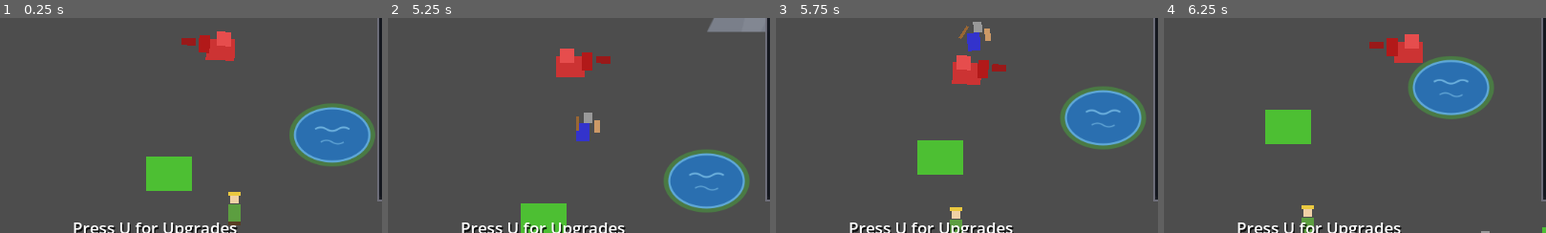
Above: before the commit, frames 1-4 (left to right).
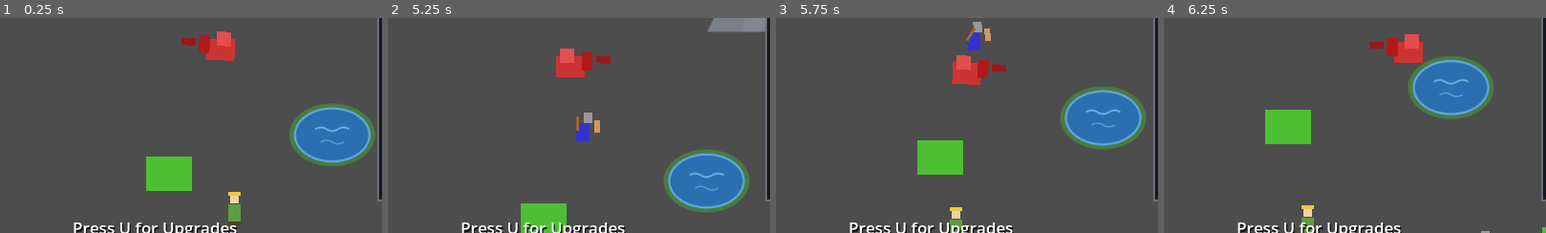
Above: after the commit, the same moments.

Repository: hyperdrive/dragonheart
Game: Godot game, scene res://scenes/main/Main.tscn
Two runs of this game, one before a commit and one after it. Both use one fixed random seed, a clock stepped at 60 frames per second and the inputs below.
Inputs:
- Up to frame 1 (0.25 s): no input
- Up to frame 2 (5.25 s): tap U every 0.75 s from 0.5 to 4.25 s; hold D (move_right) 0.53-1.28 s; hold E (eat) 0.53-1.28 s; hold S (move_down) 1.28-2.03 s; tap Space (fire) at 1.35 s; hold D (move_right) 2.03-2.78 s; tap 1 at 2.1 s; hold W (move_up) 2.78-3.53 s; tap 2 at 2.85 s; hold A (move_left) 3.53-5.03 s; tap 3 at 3.6 s; tap 4 at 4.35 s; hold S (move_down) from 5.03 s (still down); tap 5 at 5.1 s
- Up to frame 3 (5.75 s): keep holding S (move_down)
- Up to frame 4 (6.25 s): release S (move_down) at 5.78 s; hold D (move_right) from 5.78 s (still down); tap 6 at 5.85 s
The pictures show only the part of the screen within x 23-73%, y 44-94%; the shares and areas given below are measured in that part.

Frames 1-2 are identical in both runs. In frame 3, 0.1% of the frame differs, in the area x 47-53%, y 3-11%; in frame 4, nothing differs.

Commit message:
Weapon swing pivots at the GRIP, not the top
User: the sword attack wriggles the wrong way — the top is fixed and
the bottom wriggles; a swing would look better the other way around.

The swing previously pivoted the weapon ColorRect at (size.x/2, 2) —
top edge — so the planted end was the blade and the GRIP end swept.
Flipped the pivot to the bottom edge (size.x/2, size.y - 2): the hand
holds the grip still while the blade tips sweep the -55->+25 deg
overhead-strike arc. Same change applies to both weapons (Sword 6x25,
Spear 4x20) through the shared swing code; King inherits.

probe_swing_pivot (5/5): transformed corner tracking proves the tip
amplitude dominates the grip amplitude while fighting (king grip+-3.0
vs tip+-16.6 px; soldier grip+-2.2 vs tip+-14.0 px) andpivot sits on
the bottom edge after the change. Probe lesson (for the record): a
parked soldier only swings when his phalanx is BOLD — measurement must
confirm act == attack_dragon first; an idle/walking rect translates
uniformly, which reads as equal tip/grip amplitude and is NOT a pivot
failure. probe_king_lives still 22/22; 14400-frame regression 0 script
errors.

Diff:
--- a/scripts/npcs/Soldier.gd
+++ b/scripts/npcs/Soldier.gd
@@ -210,7 +210,12 @@
 		_swing_phase += delta * TAU * SWORD_SWING_HZ
 		# 0 = fully raised overhead, 1 = strike into the dragon
 		var t := 0.5 + 0.5 * sin(_swing_phase - PI / 2.0)
-		_weapon.pivot_offset = Vector2(_weapon.size.x * 0.5, 2.0)
+		# The GRIP is the fixed end (user fix 2026-11-09: "the top is fixed
+		# and the bottom wriggles but a swing would look better the other
+		# way around") — pivot at the BOTTOM edge so the blade tips sweep
+		# overhead→strike instead of the handle flopping.
+		_weapon.pivot_offset = Vector2(_weapon.size.x * 0.5,
+			_weapon.size.y - 2.0)
 		_weapon.rotation_degrees = lerpf(WEAPON_RAISED_DEG, WEAPON_STRIKED_DEG, t)
 		# the weapon glints at the bottom of every strike
 		_weapon.modulate = Color(1.0, 0.9, 0.6) if t > 0.82 else Color.WHITE
